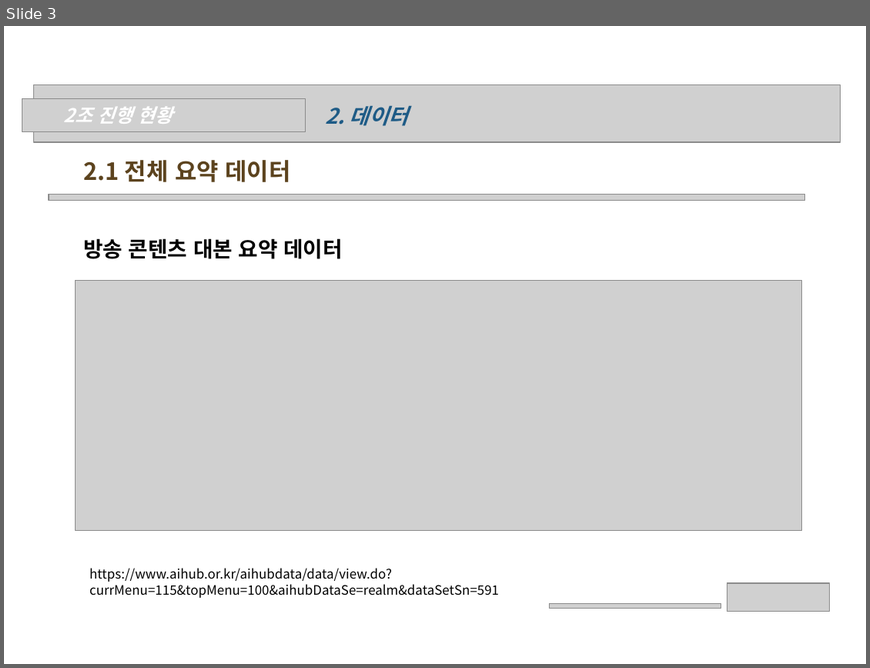
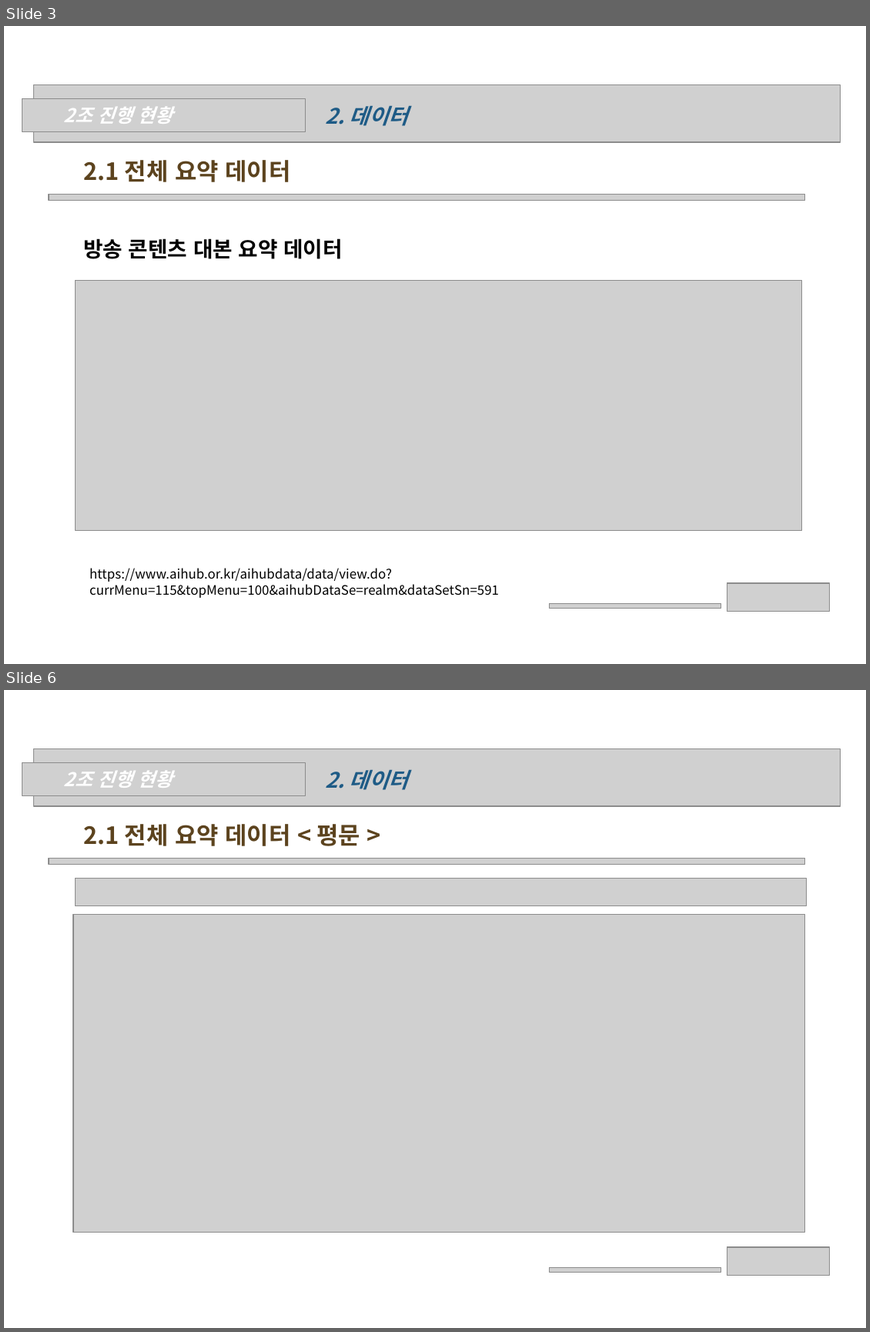
Before and after one commit to wonchul98/audio-to-summary, a slide deck: ppt/0609_2조_나현희_신원철.pptx. Shown one above the other, each under a label of ours: slide 3 before the commit, slides 3 and 6 after it; the slides between them are not shown. The pictures are 870x668 and 870x1332 pixels, drawn with LibreOffice and Linux fonts; fonts in the diff are those of the drawing; grey boxes stand for pictures; background and template pictures are left out. Boxes give left, top, right and bottom in pixels: in the first picture for what was removed or moved away, otherwise in the second. Text is boxed around its words. In the diff, an @@ line names an element or a change of style, - is before the commit and + after.

```diff
--- a/ppt/0609_2조_나현희_신원철.pptx
+++ b/ppt/0609_2조_나현희_신원철.pptx
@@ slide 6 added at bbox=[4, 690, 866, 1328], background picture (left out) @@
@@ picture added at bbox=[34, 749, 841, 806] @@
@@ picture added at bbox=[22, 762, 305, 795] @@
@@ text added at bbox=[64, 771, 173, 788], 16 pt, text #FFFFFF, bold, italic @@
+2조 진행 현황
@@ text added at bbox=[325, 769, 408, 790], 18 pt, text #1E5B86, bold, italic @@
+2. 데이터
@@ text added at bbox=[84, 824, 361, 846], 20 pt, text #5C431E, bold @@
+2.1 전체 요약 데이터 < 평문 >
@@ picture added at bbox=[49, 858, 805, 865] @@
@@ picture added at bbox=[75, 878, 806, 906] @@
@@ picture added at bbox=[73, 914, 805, 1231] @@
@@ picture added at bbox=[727, 1247, 829, 1275] @@
@@ picture added at bbox=[550, 1268, 722, 1272] @@
```
Also in this commit, not shown: 6 slides changed, 3 other slides added, 1 other file.
